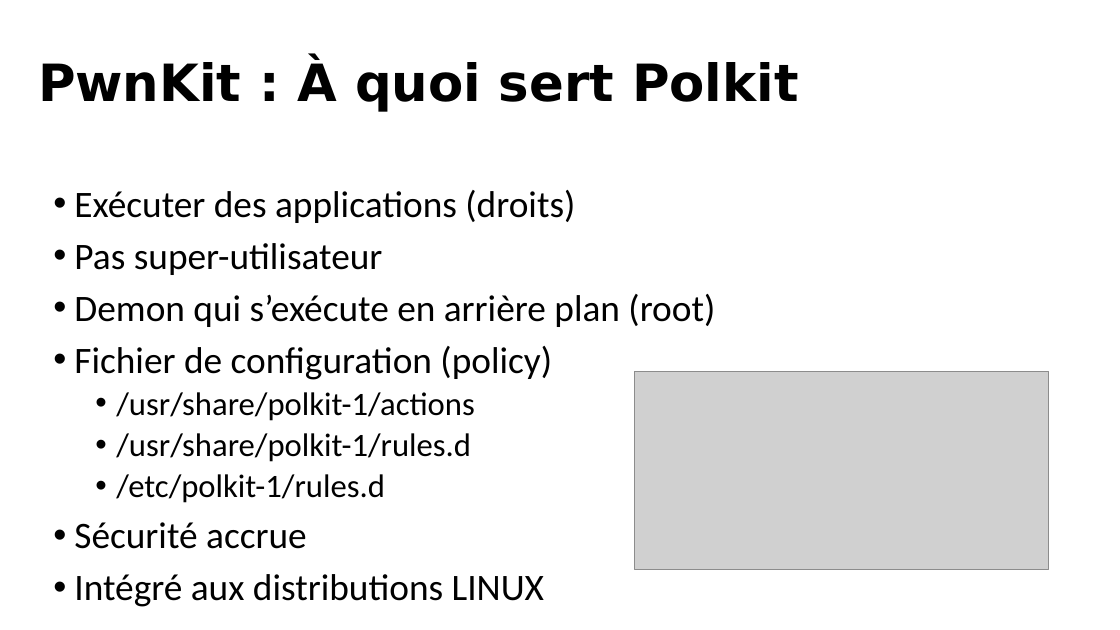
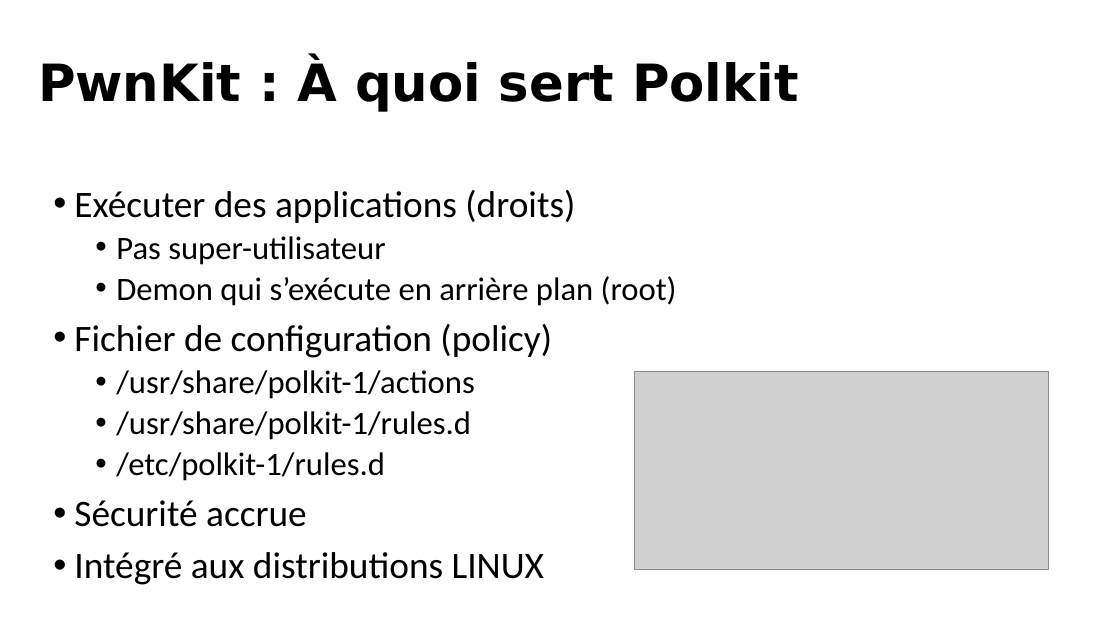
Before and after one commit to antoineghigny/SYSG5, a slide deck: slide 9 of 56359/Présentation/AntoineGhigny_ExploitatonDeFaillesDeSecurite.pptx. Drawn at 1120x630 pixels with LibreOffice and Linux fonts; fonts in the diff are those of the drawing; grey boxes stand for pictures. Boxes give left, top, right and bottom in pixels: in the first picture for what was removed or moved away, otherwise in the second. Text is boxed around its words. In the diff, an @@ line names an element or a change of style, - is before the commit and + after.

Commit message:
update powerpoint

```diff
--- a/56359/Présentation/AntoineGhigny_ExploitatonDeFaillesDeSecurite.pptx
+++ b/56359/Présentation/AntoineGhigny_ExploitatonDeFaillesDeSecurite.pptx
@@ text at box(116, 236, 677, 306): size 32 to 28 pt in "Pas super-utilisateur", "Demon qui s’exécute en arrière plan (root)"; list level 1 to 2 in "Pas super-utilisateur"; list level 1 to 2 in "Demon qui s’exécute en arrière ..." @@
```
Also in this commit, not shown: 2 other slides changed.
